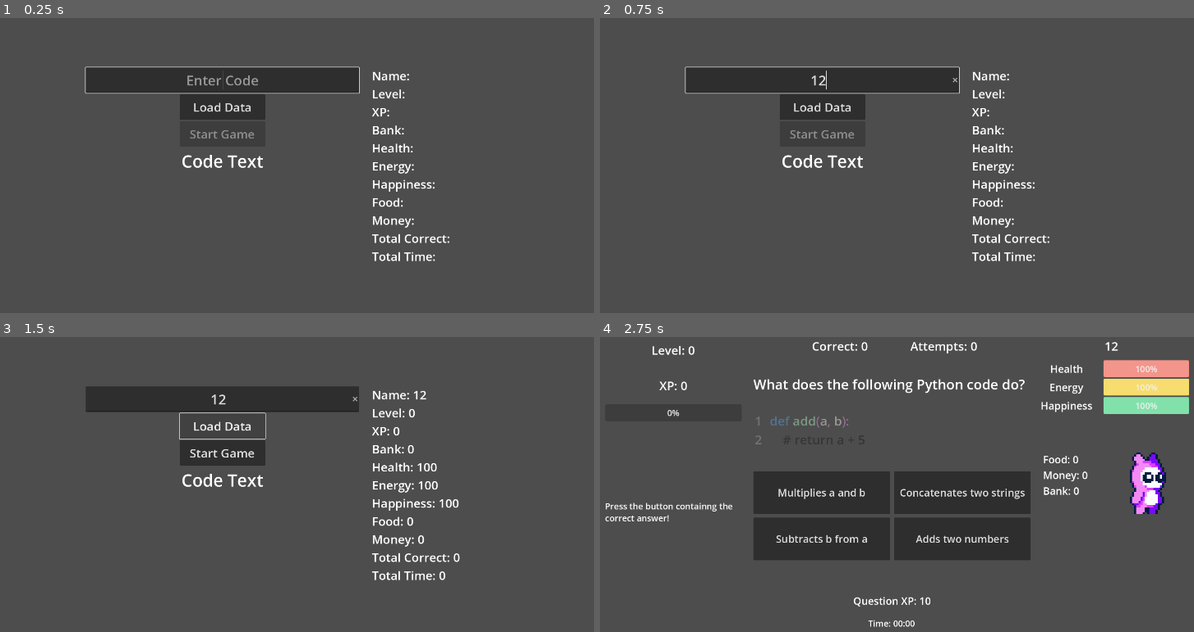
Above: before the commit, frames 1-4 (two rows, left to right).
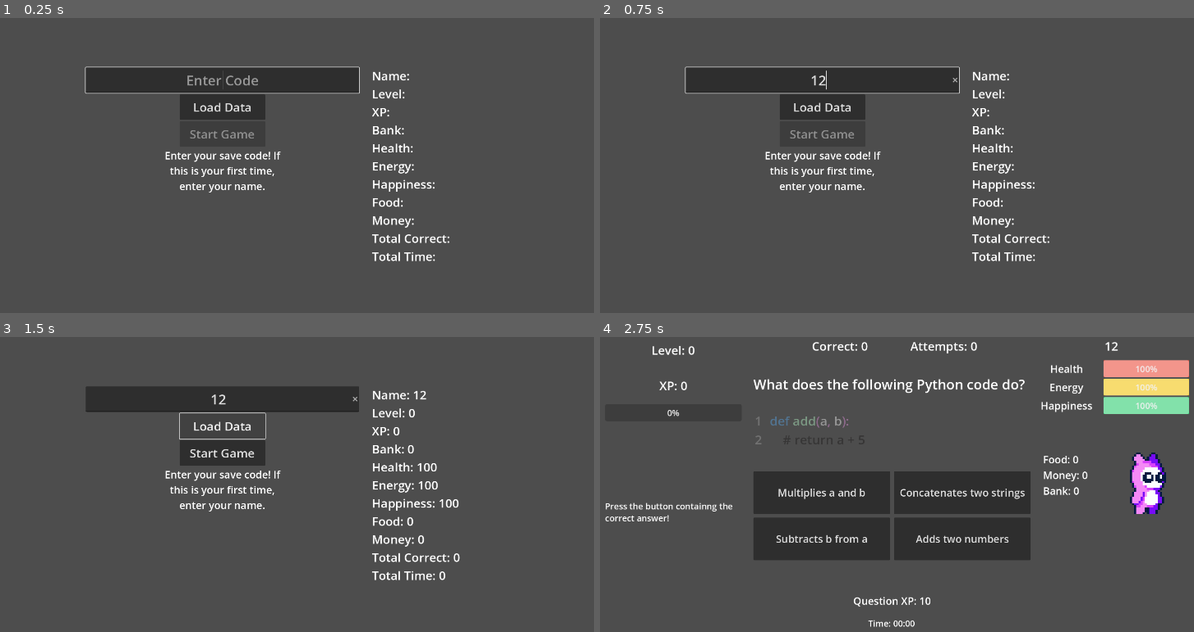
Above: after the commit, the same moments.

Repository: jweimerjr46/update-stats
Game: Godot game, scene res://main_menu.tscn
The game is run twice, just before and just after one commit, with the same random seed, the same clock (stepped at 60 frames per second) and the same inputs.
Inputs (mouse positions are in pixels of both pictures, inside the frame that each line leads up to):
- Up to frame 1 (0.25 s): no input
- Up to frame 2 (0.75 s): click (819, 79) at 0.52 s; type "12" at 0.6 s
- Up to frame 3 (1.5 s): click "Load Data" at 1.25 s
- Up to frame 4 (2.75 s): click "Start Game" at 2 s

The runs differ from the first frame. In frame 1, 0.8% of the frame differs, in the area x 27-48%, y 45-60%; in frame 2, 0.8%; in frame 3, 0.8%; in frame 4, nothing differs.

Commit message:
decode data works and message works

Diff:
--- a/MainMenu.gd
+++ b/MainMenu.gd
@@ -27,8 +27,6 @@
 
 @warning_ignore("unused_parameter")
 func _process(delta):
-	if Input.is_action_just_pressed("get_input"):
-		get_input_text()
 	if Input.is_action_just_pressed("load_data"):
 		load_button.emit_signal("pressed")
 
@@ -47,23 +45,19 @@
 		start_button.disabled = false
 		if len(game_code.text) < 10:
 			Global.player_name = game_code.text
+			set_labels()
 		else:
 			decode_data(game_code.text)
 			if valid_save_code == false:
 				start_button.disabled = true
-
-
-		name_label.text = "Name: " + Global.player_name
-		level_label.text = "Level: " + str(Global.level)
-		xp_label.text = "XP: " + str(Global.xp)
-		bank_label.text = "Bank: " + str(Global.bank)
-		health_label.text = "Health: " + str(Global.player_health)
-		energy_label.text = "Energy: " + str(Global.energy)
-		happiness_label.text = "Happiness: " + str(Global.happiness)
-		food_label.text = "Food: " + str(Global.food)
-		money_label.text = "Money: " + str(Global.money)
-		correct_label.text = "Total Correct: " + str(Global.alltime_correct)
-		time_label.text = "Total Time: " + str(Global.total_time_played)
+				message_label.text = "Invalid Save Code!"
+				reset_labels()
+			else:
+				set_labels()
+				message_label.text = "Press start to begin!"
+
+
+
 
 
 func encode_data(to_encode):
@@ -188,3 +182,29 @@
 	print("Money: ", Global.money)
 	print("Alltime Correct: ", Global.alltime_correct)
 	print("Total Time Played: ", Global.total_time_played)
+
+func reset_labels():
+	name_label.text = "Name: "
+	level_label.text = "Level: "
+	xp_label.text = "XP: "
+	bank_label.text = "Bank: "
+	health_label.text = "Health: "
+	energy_label.text = "Energy: "
+	happiness_label.text = "Happiness: "
+	food_label.text = "Food: "
+	money_label.text = "Money: "
+	correct_label.text = "Total Correct: "
+	time_label.text = "Total Time: "
+
+func set_labels():
+	name_label.text = "Name: " + Global.player_name
+	level_label.text = "Level: " + str(Global.level)
+	xp_label.text = "XP: " + str(Global.xp)
+	bank_label.text = "Bank: " + str(Global.bank)
+	health_label.text = "Health: " + str(Global.player_health)
+	energy_label.text = "Energy: " + str(Global.energy)
+	happiness_label.text = "Happiness: " + str(Global.happiness)
+	food_label.text = "Food: " + str(Global.food)
+	money_label.text = "Money: " + str(Global.money)
+	correct_label.text = "Total Correct: " + str(Global.alltime_correct)
+	time_label.text = "Total Time: " + str(Global.total_time_played)
--- a/main_menu.tscn
+++ b/main_menu.tscn
@@ -56,13 +56,14 @@
 text = "Start Game"
 
 [node name="MessageLabel" type="Label" parent="HBoxContainer/VBoxContainer"]
-custom_minimum_size = Vector2(250, 75)
+custom_minimum_size = Vector2(400, 75)
 layout_mode = 2
 size_flags_horizontal = 4
-theme_override_font_sizes/font_size = 50
-text = "Code Text"
+theme_override_font_sizes/font_size = 30
+text = "Enter your save code! If this is your first time, enter your name."
 horizontal_alignment = 1
 vertical_alignment = 1
+autowrap_mode = 2
 
 [node name="MarginContainer" type="MarginContainer" parent="HBoxContainer"]
 layout_mode = 2
